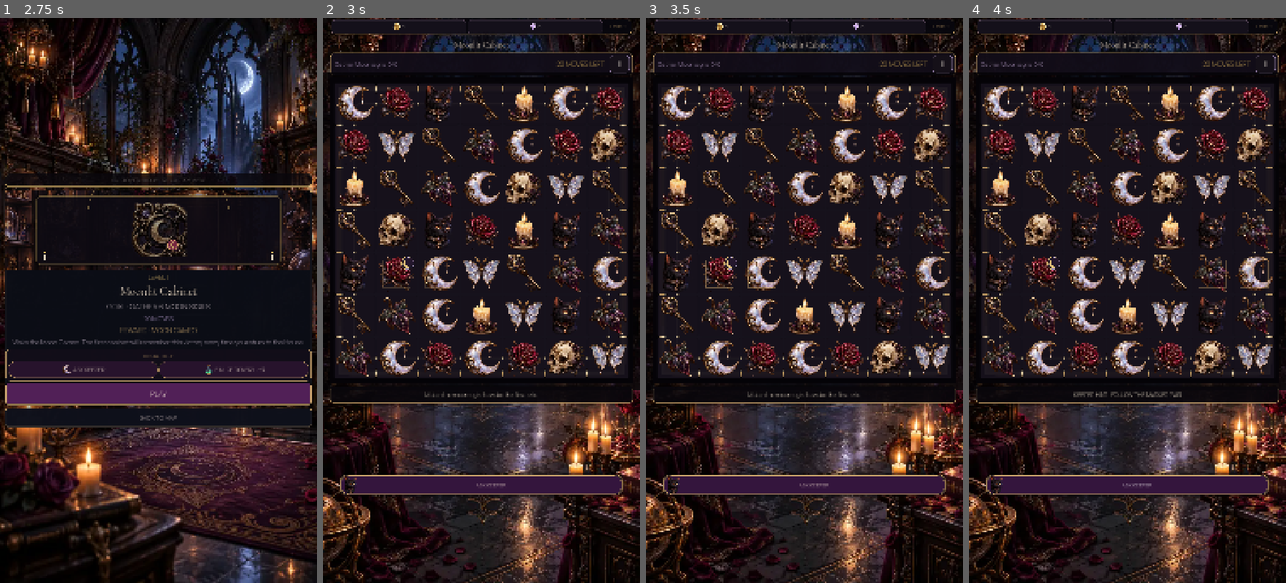
Above: before the commit, frames 1-4 (left to right).
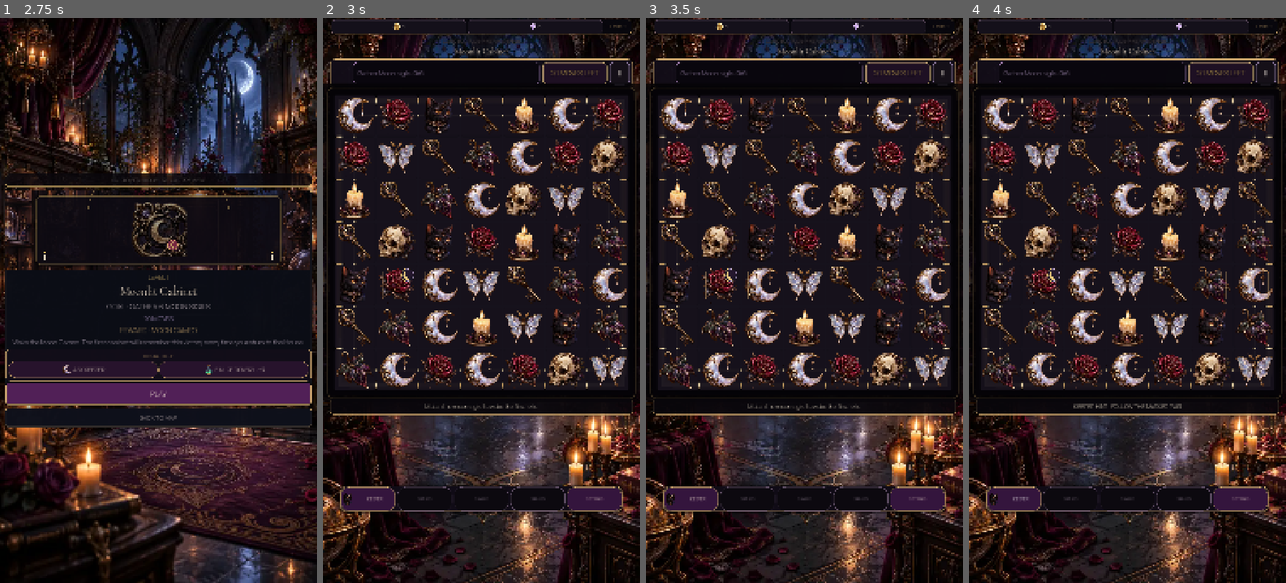
Above: after the commit, the same moments.

Repository: Jay-prodesign/akilta-match3
Game: Godot game, scene res://src/app/app_bootstrap.tscn
Same seed, same stepped clock (60 frames per second), same inputs: the game is played once before the commit and once after it.
Inputs:
- Up to frame 1 (2.75 s): click "ENTER THE HOUSE" at 0.5 s; click "PLAY LEVEL 1" at 1.25 s; click "1" at 2 s
- Up to frame 2 (3 s): click "PLAY" at 2.75 s
- Up to frame 3 (3.5 s): no input
- Up to frame 4 (4 s): click "ASK KEEPER" (after the commit: "KEEPER") at 3.5 s

Frame 1 is identical in both runs. In frame 2, 30% of the frame differs, in the area x 0-100%, y 3-88%; in frame 3, 30%; in frame 4, 30%.

Commit message:
Rebuild gameplay chrome toward North Star

Diff:
--- a/src/ui/gameplay/gameplay_screen.tscn
+++ b/src/ui/gameplay/gameplay_screen.tscn
@@ -145,6 +145,67 @@
 corner_radius_bottom_right = 26
 corner_radius_bottom_left = 26
 
+
+[sub_resource type="StyleBoxFlat" id="ObjectiveBlockStyle"]
+bg_color = Color(0.035, 0.025, 0.05, 0.96)
+border_width_left = 1
+border_width_top = 1
+border_width_right = 1
+border_width_bottom = 1
+border_color = Color(0.66, 0.52, 0.72, 0.64)
+corner_radius_top_left = 14
+corner_radius_top_right = 14
+corner_radius_bottom_right = 14
+corner_radius_bottom_left = 14
+content_margin_left = 14.0
+content_margin_top = 8.0
+content_margin_right = 14.0
+content_margin_bottom = 8.0
+
+[sub_resource type="StyleBoxFlat" id="MovesBlockStyle"]
+bg_color = Color(0.12, 0.064, 0.139, 0.985)
+border_width_left = 2
+border_width_top = 2
+border_width_right = 2
+border_width_bottom = 2
+border_color = Color(0.941, 0.808, 0.541, 0.96)
+corner_radius_top_left = 14
+corner_radius_top_right = 14
+corner_radius_bottom_right = 14
+corner_radius_bottom_left = 14
+content_margin_left = 12.0
+content_margin_top = 8.0
+content_margin_right = 12.0
+content_margin_bottom = 8.0
+shadow_color = Color(0, 0, 0, 0.55)
+shadow_size = 8
+
+[sub_resource type="StyleBoxFlat" id="BoardFrameStyle"]
+bg_color = Color(0.018, 0.012, 0.027, 0.3)
+border_width_left = 4
+border_width_top = 4
+border_width_right = 4
+border_width_bottom = 4
+border_color = Color(0.878, 0.714, 0.455, 0.92)
+corner_radius_top_left = 20
+corner_radius_top_right = 20
+corner_radius_bottom_right = 20
+corner_radius_bottom_left = 20
+shadow_color = Color(0, 0, 0, 0.72)
+shadow_size = 16
+
+[sub_resource type="StyleBoxFlat" id="BoosterSealedStyle"]
+bg_color = Color(0.045, 0.034, 0.055, 0.9)
+border_width_left = 1
+border_width_top = 1
+border_width_right = 1
+border_width_bottom = 1
+border_color = Color(0.53, 0.44, 0.55, 0.34)
+corner_radius_top_left = 28
+corner_radius_top_right = 28
+corner_radius_bottom_right = 28
+corner_radius_bottom_left = 28
+
 [sub_resource type="StyleBoxFlat" id="RewardChipStyle"]
 bg_color = Color(0.09, 0.063, 0.114, 0.94)
 border_width_left = 1
@@ -268,9 +329,9 @@
 anchor_right = 1.0
 anchor_bottom = 1.0
 offset_left = 24.0
-offset_top = 44.0
+offset_top = 66.0
 offset_right = -24.0
-offset_bottom = -70.0
+offset_bottom = -112.0
 grow_horizontal = 2
 grow_vertical = 2
 theme_override_constants/separation = 8
@@ -294,37 +355,50 @@
 horizontal_alignment = 1
 
 [node name="HUDPlate" type="PanelContainer" parent="Layout"]
-custom_minimum_size = Vector2(0, 78)
+custom_minimum_size = Vector2(0, 96)
 layout_mode = 2
 theme_override_styles/panel = SubResource("GameplayHUDPlate")
 
 [node name="HUD" type="HBoxContainer" parent="Layout/HUDPlate"]
 layout_mode = 2
-theme_override_constants/separation = 16
+theme_override_constants/separation = 10
+
+[node name="ObjectiveIcon" type="TextureRect" parent="Layout/HUDPlate/HUD"]
+custom_minimum_size = Vector2(54, 54)
+layout_mode = 2
+mouse_filter = 2
+expand_mode = 1
+stretch_mode = 5
 
 [node name="Objective" type="Label" parent="Layout/HUDPlate/HUD"]
+custom_minimum_size = Vector2(0, 76)
 layout_mode = 2
 size_flags_horizontal = 3
 theme_override_colors/font_color = Color(0.749, 0.647, 0.847, 1)
 theme_override_colors/font_outline_color = Color(0.03, 0.02, 0.04, 0.9)
 theme_override_constants/outline_size = 3
-theme_override_font_sizes/font_size = 21
-text = "Gather Moon sigils  0/6"
+theme_override_font_sizes/font_size = 22
+theme_override_styles/normal = SubResource("ObjectiveBlockStyle")
+text = "TARGET · MOON SIGILS   0 / 6"
+vertical_alignment = 1
 
 [node name="Moves" type="Label" parent="Layout/HUDPlate/HUD"]
+custom_minimum_size = Vector2(220, 76)
 layout_mode = 2
 theme_override_colors/font_color = Color(0.851, 0.71, 0.416, 1)
 theme_override_colors/font_outline_color = Color(0.03, 0.02, 0.04, 0.9)
 theme_override_constants/outline_size = 3
-theme_override_font_sizes/font_size = 24
-text = "12 moves"
-horizontal_alignment = 2
+theme_override_font_sizes/font_size = 30
+theme_override_styles/normal = SubResource("MovesBlockStyle")
+text = "20 MOVES"
+horizontal_alignment = 1
+vertical_alignment = 1
 
 [node name="Pause" type="Button" parent="Layout/HUDPlate/HUD"]
-custom_minimum_size = Vector2(68, 54)
+custom_minimum_size = Vector2(66, 76)
 layout_mode = 2
 theme_override_colors/font_color = Color(0.945, 0.91, 0.866, 1)
-theme_override_font_sizes/font_size = 24
+theme_override_font_sizes/font_size = 27
 theme_override_styles/normal = SubResource("PauseUtility")
 theme_override_styles/hover = SubResource("PauseUtility")
 theme_override_styles/pressed = SubResource("PauseUtility")
@@ -337,6 +411,22 @@
 size_flags_vertical = 0
 mouse_filter = 0
 script = ExtResource("2_board")
+
+
+[node name="OrnateFrame" type="Panel" parent="Layout/BoardView"]
+show_behind_parent = true
+layout_mode = 1
+anchors_preset = 15
+anchor_right = 1.0
+anchor_bottom = 1.0
+offset_left = -10.0
+offset_top = -10.0
+offset_right = 10.0
+offset_bottom = 10.0
+grow_horizontal = 2
+grow_vertical = 2
+mouse_filter = 2
+theme_override_styles/panel = SubResource("BoardFrameStyle")
 
 [node name="Hint" type="Label" parent="Layout"]
 custom_minimum_size = Vector2(0, 56)
@@ -389,27 +479,88 @@
 anchor_right = 0.945
 anchor_bottom = 0.0
 offset_top = 760.0
-offset_bottom = 830.0
+offset_bottom = 856.0
 grow_horizontal = 2
 z_index = 18
 theme_override_styles/panel = SubResource("BoosterTrayStyle")
 
 [node name="BoosterActions" type="HBoxContainer" parent="BoosterTray"]
 layout_mode = 2
-theme_override_constants/separation = 6
+theme_override_constants/separation = 7
 
 [node name="HintBoost" type="Button" parent="BoosterTray/BoosterActions"]
-custom_minimum_size = Vector2(0, 62)
+custom_minimum_size = Vector2(0, 82)
 layout_mode = 2
 size_flags_horizontal = 3
 theme_override_colors/font_color = Color(0.96, 0.9, 0.83, 1)
 theme_override_colors/font_disabled_color = Color(0.61, 0.53, 0.6, 1)
-theme_override_font_sizes/font_size = 19
+theme_override_font_sizes/font_size = 15
 theme_override_styles/normal = SubResource("BoosterButtonStyle")
 theme_override_styles/hover = SubResource("BoosterButtonStyle")
 theme_override_styles/pressed = SubResource("BoosterButtonStyle")
-text = "ASK KEEPER"
+text = "KEEPER"
 expand_icon = true
+theme_override_constants/icon_max_width = 44
+tooltip_text = "Ask the Keeper for a legal move"
+
+[node name="SealedBoostA" type="Button" parent="BoosterTray/BoosterActions"]
+custom_minimum_size = Vector2(0, 82)
+layout_mode = 2
+size_flags_horizontal = 3
+disabled = true
+focus_mode = 0
+theme_override_colors/font_disabled_color = Color(0.64, 0.57, 0.65, 1)
+theme_override_colors/icon_disabled_color = Color(0.72, 0.64, 0.74, 0.78)
+theme_override_font_sizes/font_size = 13
+theme_override_styles/disabled = SubResource("BoosterSealedStyle")
+text = "SEALED"
+expand_icon = true
+theme_override_constants/icon_max_width = 42
+tooltip_text = "Booster slot sealed until its entitlement is implemented"
+
+[node name="SealedBoostB" type="Button" parent="BoosterTray/BoosterActions"]
+custom_minimum_size = Vector2(0, 82)
+layout_mode = 2
+size_flags_horizontal = 3
+disabled = true
+focus_mode = 0
+theme_override_colors/font_disabled_color = Color(0.64, 0.57, 0.65, 1)
+theme_override_colors/icon_disabled_color = Color(0.72, 0.64, 0.74, 0.78)
+theme_override_font_sizes/font_size = 13
+theme_override_styles/disabled = SubResource("BoosterSealedStyle")
+text = "SEALED"
+expand_icon = true
+theme_override_constants/icon_max_width = 42
+tooltip_text = "Booster slot sealed until its entitlement is implemented"
+
+[node name="SealedBoostC" type="Button" parent="BoosterTray/BoosterActions"]
+custom_minimum_size = Vector2(0, 82)
+layout_mode = 2
+size_flags_horizontal = 3
+disabled = true
+focus_mode = 0
+theme_override_colors/font_disabled_color = Color(0.64, 0.57, 0.65, 1)
+theme_override_colors/icon_disabled_color = Color(0.72, 0.64, 0.74, 0.78)
+theme_override_font_sizes/font_size = 13
+theme_override_styles/disabled = SubResource("BoosterSealedStyle")
+text = "SEALED"
+expand_icon = true
+theme_override_constants/icon_max_width = 42
+tooltip_text = "Booster slot sealed until its entitlement is implemented"
+
+[node name="SettingsShortcut" type="Button" parent="BoosterTray/BoosterActions"]
+custom_minimum_size = Vector2(0, 82)
+layout_mode = 2
+size_flags_horizontal = 3
+theme_override_colors/font_color = Color(0.96, 0.9, 0.83, 1)
+theme_override_font_sizes/font_size = 13
+theme_override_styles/normal = SubResource("BoosterButtonStyle")
+theme_override_styles/hover = SubResource("BoosterButtonStyle")
+theme_override_styles/pressed = SubResource("BoosterButtonStyle")
+text = "SETTINGS"
+expand_icon = true
+theme_override_constants/icon_max_width = 40
+tooltip_text = "Audio and accessibility settings"
 
 [node name="PauseOverlay" type="Control" parent="."]
 visible = false
Not shown: 1 places in src/ui/gameplay/gameplay_screen.tscn that only renumber resources
